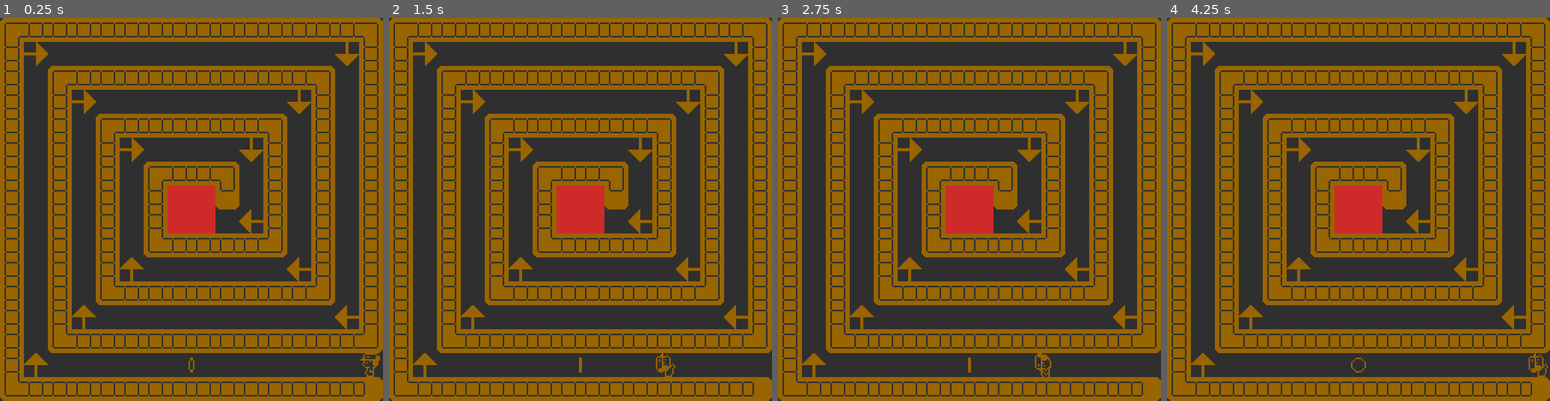
Above: before the commit, frames 1-4 (left to right).
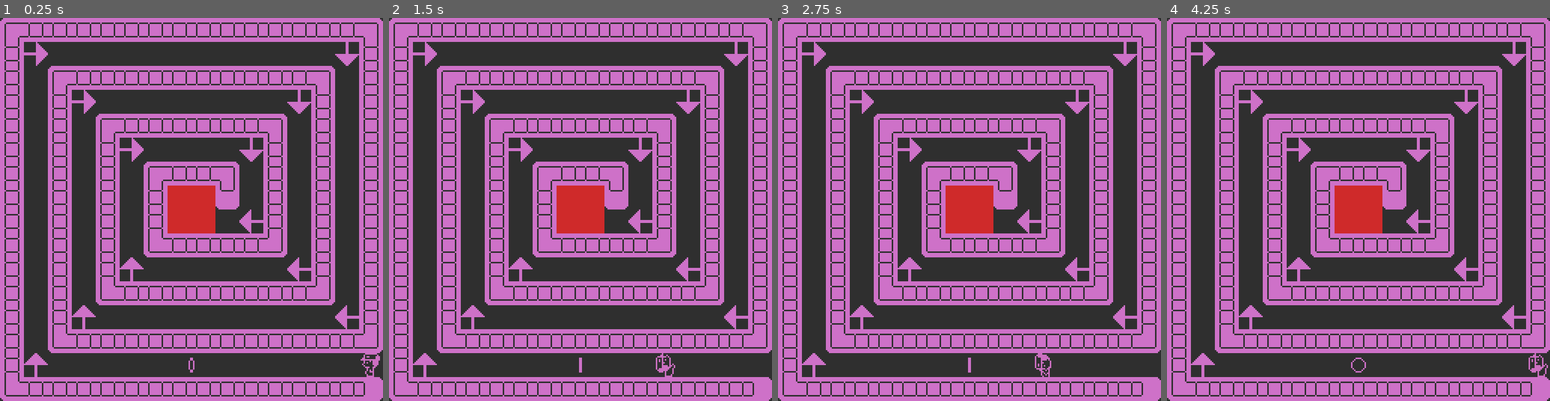
Above: after the commit, the same moments.

Repository: fijaniques/onebitarrow
Game: Godot game, scene res://Maps/Map20/Map20.tscn
The game is run twice, just before and just after one commit, with the same random seed, the same clock (stepped at 60 frames per second) and the same inputs. This scene is started directly instead of the project's main scene. Sound files missing from this copy of the repository are replaced by a short silence.
Inputs:
- Up to frame 1 (0.25 s): no input
- Up to frame 2 (1.5 s): tap Enter at 0.5 s; hold A (a) 0.53-1.28 s; hold W (up) from 0.53 s (still down); tap D (d) at 0.8, 1.35 s
- Up to frame 3 (2.75 s): tap S (s) at 1.55 s; tap Space (w) at 2 s; release W (up) at 2.03 s; hold S (s) from 2.03 s (still down); tap A (a) at 2.3 s
- Up to frame 4 (4.25 s): tap Enter at 2.75 s; release S (s) at 2.78 s; hold W (up) from 2.78 s (still down); tap A (a) at 2.85 s; tap D (d) at 3.05 s; tap Space (w) at 3.5 s; hold D (d) from 3.53 s (still down); tap S (s) at 3.8 s

The runs differ from the first frame. In frame 1, 48% of the frame differs, in the area x 0-100%, y 0-100%; in frame 2, 48%; in frame 3, 48%; in frame 4, 48%.

Commit message:
stage and song transition from 20 to 21

Diff:
--- a/Door/Door.gd
+++ b/Door/Door.gd
@@ -8,4 +8,8 @@
 func _change_scene():
 	if get_tree().current_scene.shooting:
 		get_tree().current_scene.get_node("bInstance").queue_free()
-	get_tree().current_scene._change_scene()
+	if MANAGER.stage == 20:
+		MANAGER.ready21 = true
+		get_tree().current_scene.get_node("FG").visible = true
+	else:
+		get_tree().current_scene._change_scene()
--- a/Manager/Manager.gd
+++ b/Manager/Manager.gd
@@ -1,3 +1,22 @@
 extends Node2D
 
 var stage: int = 1
+var playing: bool = false
+var ready21: bool = false
+
+func _play():
+	if !playing and stage < 20:
+		playing = true
+		$Theme.play()
+	elif stage == 20:
+		playing = false
+		$HardIntro.play()
+	elif stage > 20 and !playing:
+		playing = true
+		$HardTheme.play()
+
+
+func _on_HardIntro_finished():
+	$HardIntro.play()
+	if ready21:
+		get_tree().current_scene._change_scene()
--- a/Manager/Manager.tscn
+++ b/Manager/Manager.tscn
@@ -1,11 +1,20 @@
-[gd_scene load_steps=3 format=2]
+[gd_scene load_steps=5 format=2]
 
 [ext_resource path="res://Manager/Manager.gd" type="Script" id=1]
 [ext_resource path="res://Sounds/music.ogg" type="AudioStream" id=2]
+[ext_resource path="res://Sounds/hard_song_intro.ogg" type="AudioStream" id=3]
+[ext_resource path="res://Sounds/hard_song.ogg" type="AudioStream" id=4]
 
 [node name="Manager" type="Node2D"]
 script = ExtResource( 1 )
 
-[node name="Audio" type="AudioStreamPlayer" parent="."]
+[node name="Theme" type="AudioStreamPlayer" parent="."]
 stream = ExtResource( 2 )
-autoplay = true
+
+[node name="HardIntro" type="AudioStreamPlayer" parent="."]
+stream = ExtResource( 3 )
+
+[node name="HardTheme" type="AudioStreamPlayer" parent="."]
+stream = ExtResource( 4 )
+
+[connection signal="finished" from="HardIntro" to="." method="_on_HardIntro_finished"]
--- a/Maps/Base/BaseMap.gd
+++ b/Maps/Base/BaseMap.gd
@@ -8,6 +8,7 @@
 var bInstance
 
 func _ready():
+	_start_scene()
 	$Colorizer/Character.connect("the_bullet", self, "_shoot")
 	$Colorizer/Character.connect("teleport", self, "_teleport")
 	_change_color()
@@ -34,10 +35,10 @@
 
 
 func _change_scene():
-	MANAGER.stage += 1
 	var a = name.replace("Map", "")
 	var b = int(a)
 	var nextScene = str("res://Maps/Map", b +1, "/Map", b +1, ".tscn")
+	_change_color()
 	get_tree().change_scene(nextScene)
 
 
@@ -52,3 +53,10 @@
 					$Colorizer.modulate = Color("d02b2b") #VERMELHO
 	else:
 		$Colorizer.modulate = Color("996600") #MARROM/LARANJA
+
+
+func _start_scene():
+	var a = name.replace("Map", "")
+	var b = int(a)
+	MANAGER.stage = b
+	MANAGER._play()
--- a/Maps/Map20/Map20.tscn
+++ b/Maps/Map20/Map20.tscn
@@ -4,6 +4,9 @@
 [ext_resource path="res://Rebound/Rebound.tscn" type="PackedScene" id=2]
 
 [node name="Map20" instance=ExtResource( 1 )]
+
+[node name="BG" parent="." index="0"]
+color = Color( 0.188235, 0.188235, 0.188235, 1 )
 
 [node name="ColorRect" type="ColorRect" parent="." index="2"]
 margin_left = 112.0
@@ -70,4 +73,10 @@
 position = Vector2( 168, 136 )
 rotation = -1.5708
 
+[node name="FG" type="ColorRect" parent="." index="4"]
+visible = false
+margin_right = 258.0
+margin_bottom = 256.0
+color = Color( 0.188235, 0.188235, 0.188235, 1 )
+
 [editable path="Colorizer/Door"]
Not shown, changed: Sounds/hard_song_intro.ogg.import
Not shown, removed: Manager/Manager.tscn.tmp
